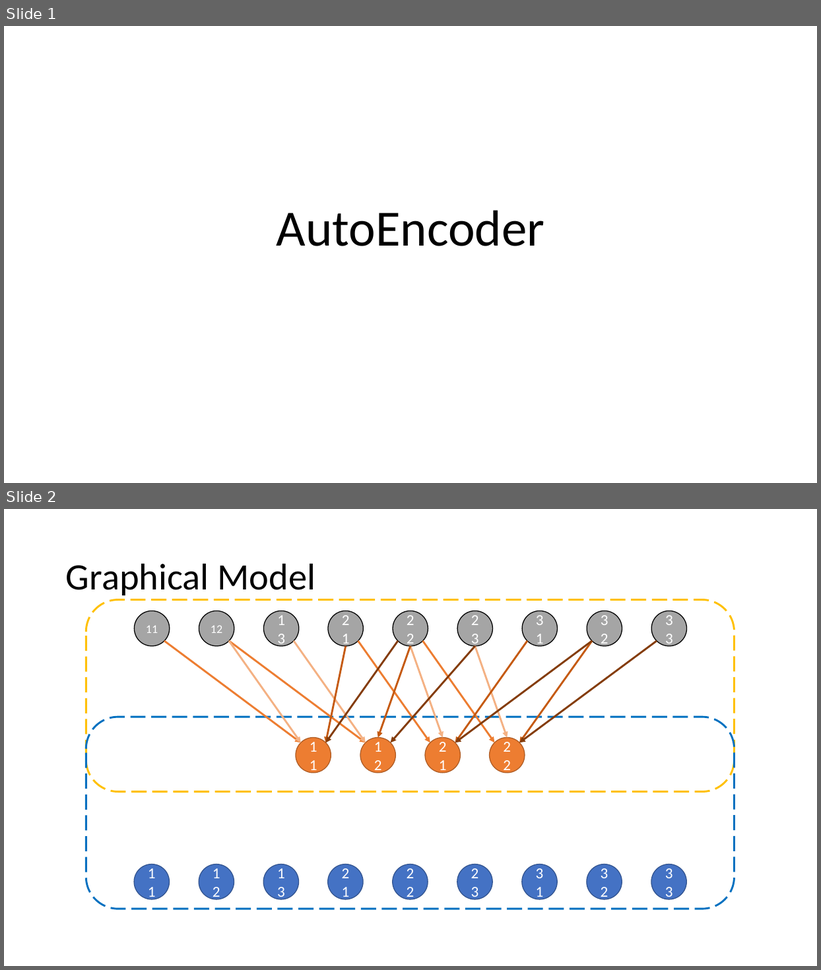
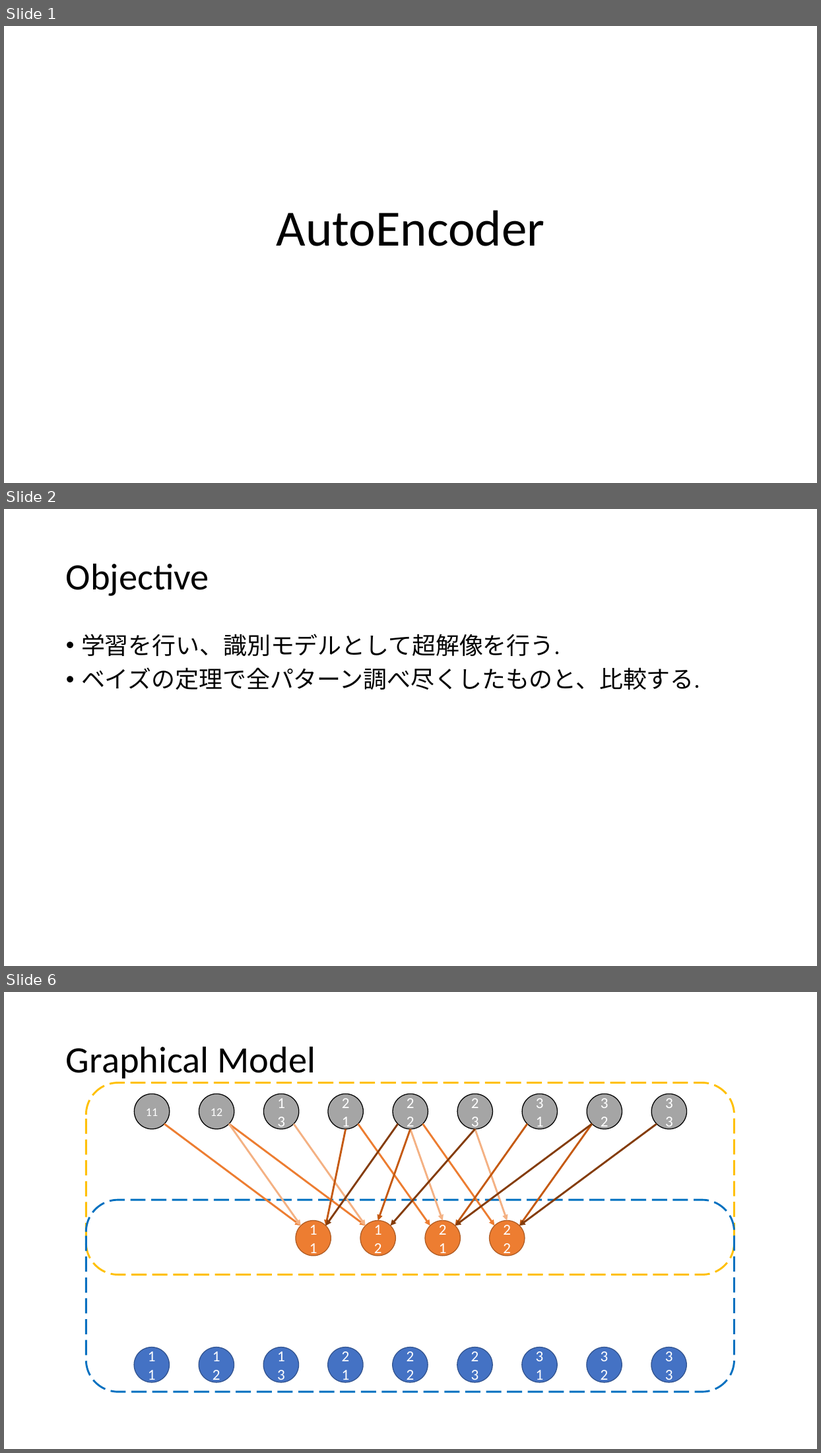
Before and after one commit to mositori/Bayesian-SuperResolution, a slide deck: ppt/model.pptx. Shown one above the other, each under a label of ours: slides 1 and 2 before the commit, slides 1, 2 and 6 after it; the slides between them are not shown. The pictures are 821x970 and 821x1453 pixels, drawn with LibreOffice and Linux fonts; fonts in the diff are those of the drawing. Boxes give left, top, right and bottom in pixels: in the first picture for what was removed or moved away, otherwise in the second. Text is boxed around its words. In the diff, an @@ line names an element or a change of style, - is before the commit and + after.

```diff
--- a/ppt/model.pptx
+++ b/ppt/model.pptx
@@ slide 2 added at (4,509,817,966), background #FFFFFF @@
@@ title added at (66,563,209,596), 44 pt, text #000000 @@
+Objective
@@ text added at (81,634,700,690), 28 pt, text #000000 @@
+• 学習を行い、識別モデルとして超解像を行う.
+• ベイズの定理で全パターン調べ尽くしたものと、比較する.
@@ what was slide 2 is now slide 6 @@
```
Also in this commit, not shown: 3 other slides added, 2 other files.
